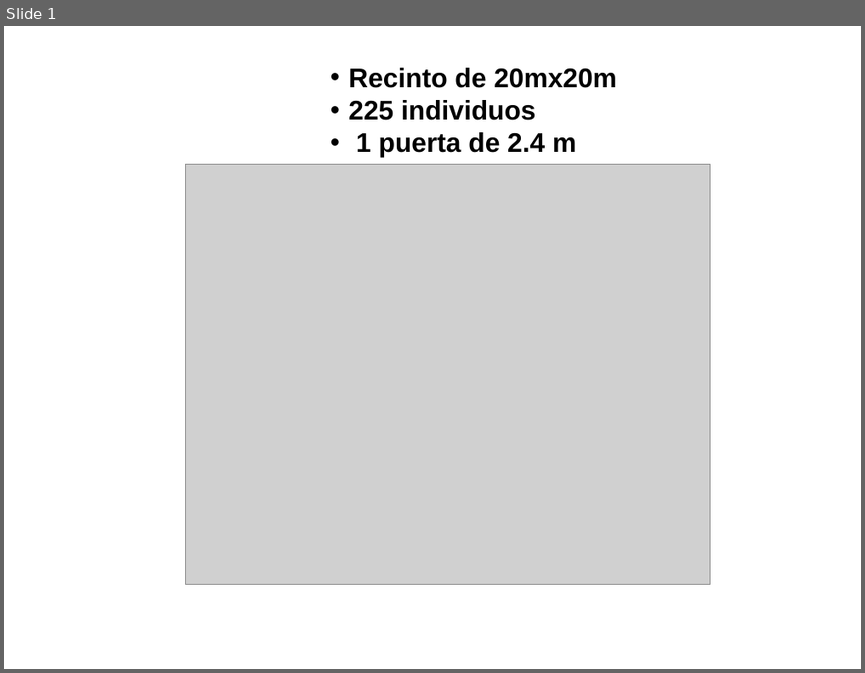
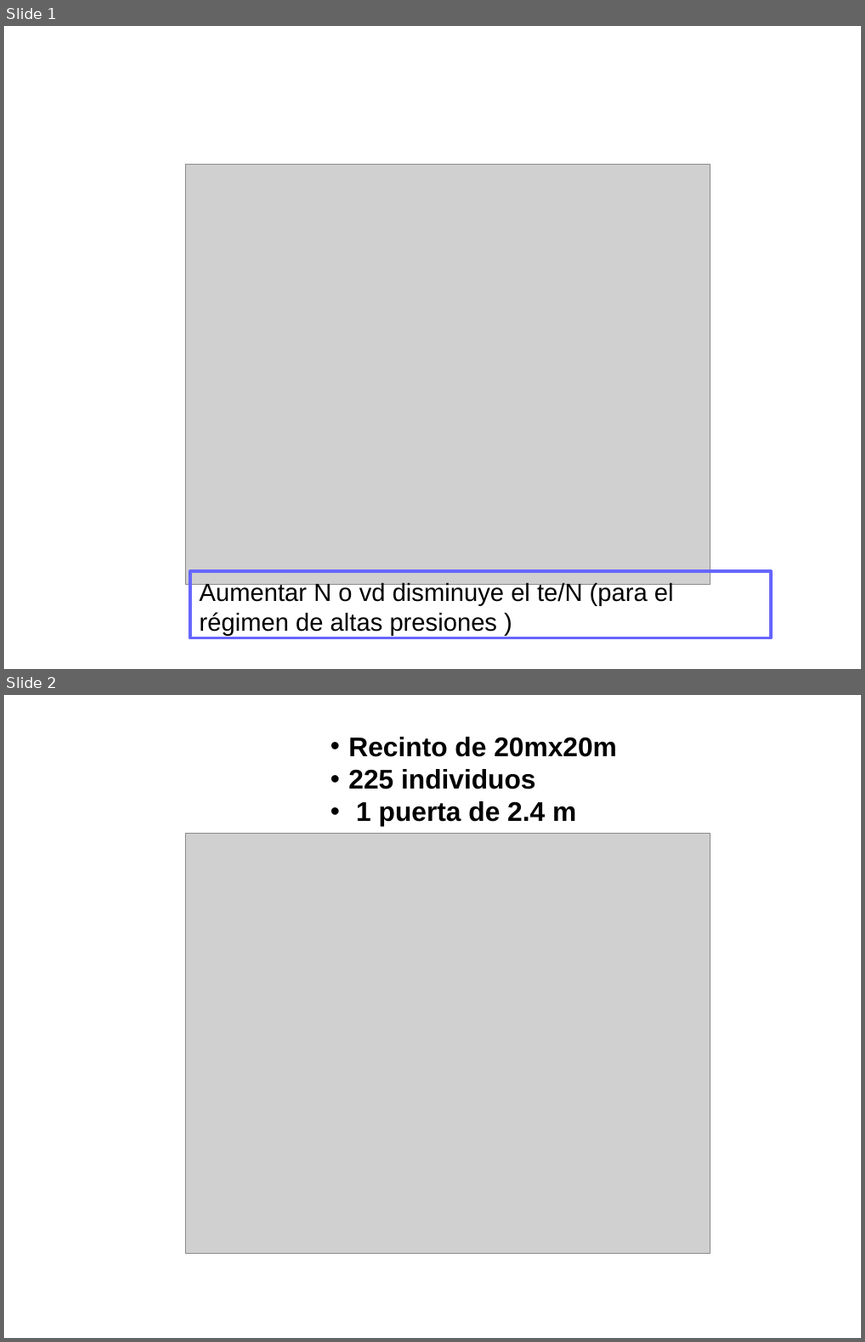
Before and after one commit to ignaciosticco/super_ath, a slide deck: present_superath1.odp. Shown one above the other, each under a label of ours: slide 1 before the commit, slides 1 and 2 after it. The pictures are 865x673 and 865x1342 pixels, drawn with LibreOffice and Linux fonts; fonts in the diff are those of the drawing; grey boxes stand for pictures. Boxes give left, top, right and bottom in pixels: in the first picture for what was removed or moved away, otherwise in the second. Text is boxed around its words. In the diff, an @@ line names an element or a change of style, - is before the commit and + after.

Commit message:
Isobaras de presion

```diff
--- a/present_superath1.odp
+++ b/present_superath1.odp
@@ slide 1 added at [4,26,861,669], background #FFFFFF @@
@@ picture added at [186,165,710,584] @@
@@ rectangle added at [190,571,772,638], outline #6666FF 2.89 pt, 23 pt, text #000000 @@
+Aumentar N o vd disminuye el te/N (para el régimen de altas presiones )
@@ what was slide 1 is now slide 2 @@
```
Also in this commit, not shown: 4 slides changed, 1 other slide added, 6 other files.
